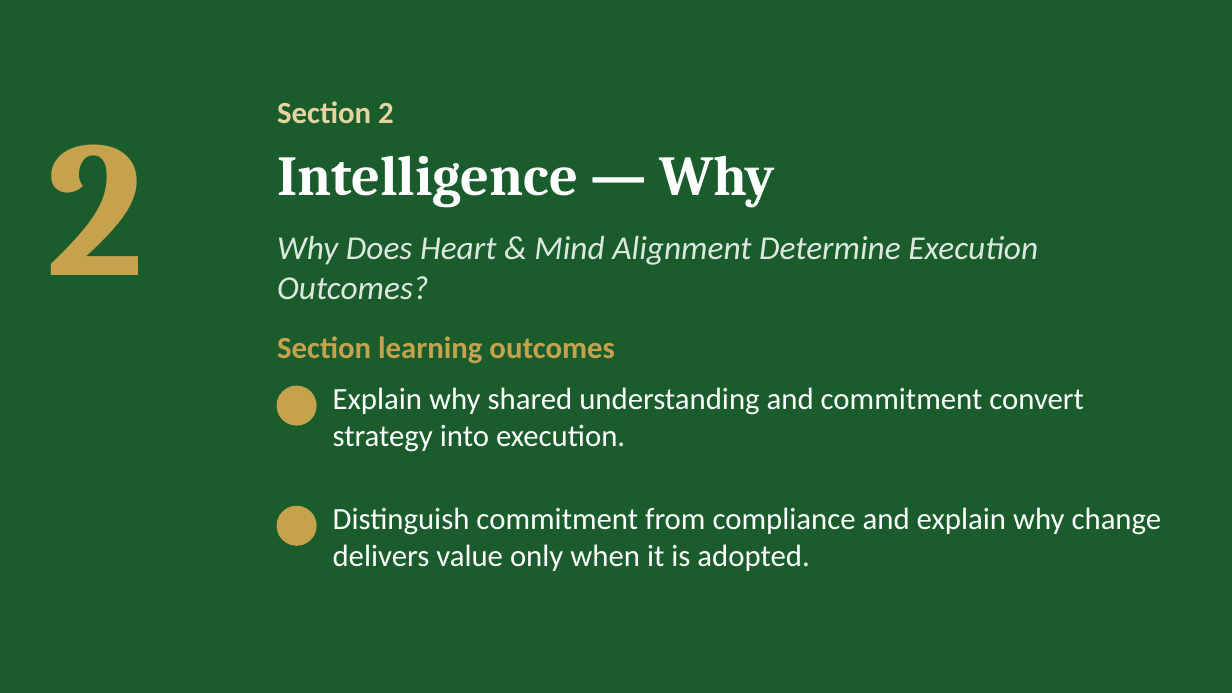
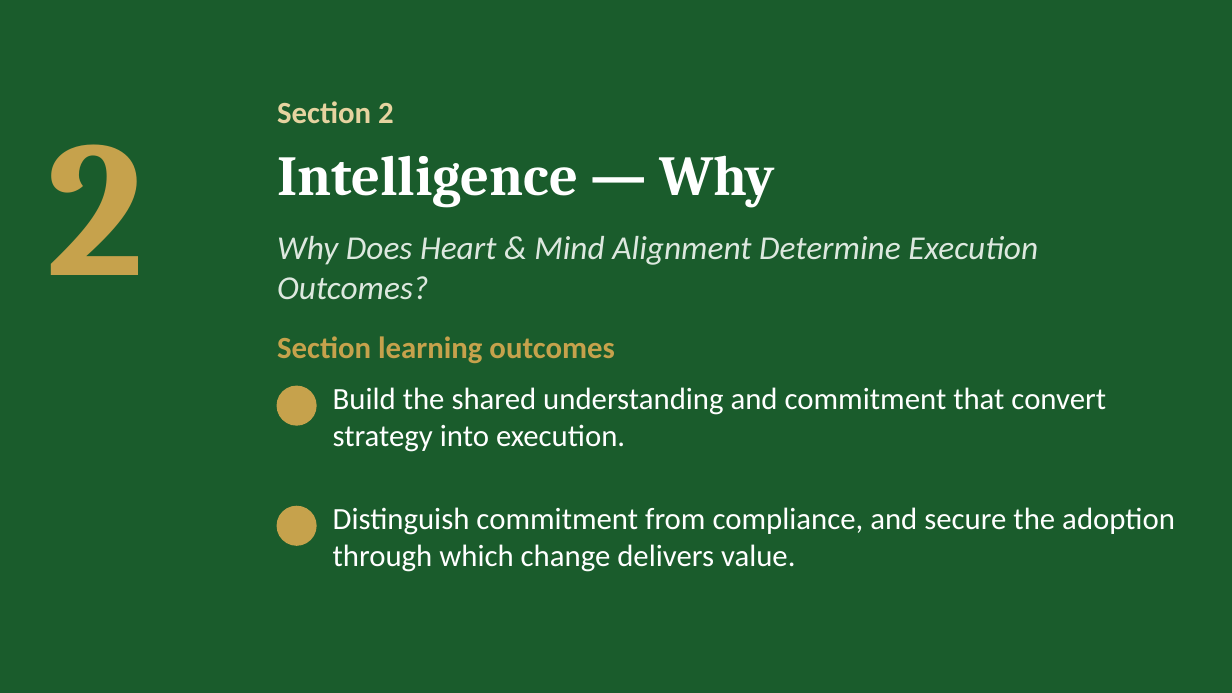
Before and after one commit to IBSL26/ibsl-platform, a slide deck: slide 20 of Unit decks/Unit 05 - Aligning Heart & Mind.pptx. Drawn at 1232x693 pixels with LibreOffice and Linux fonts; fonts in the diff are those of the drawing; background and template pictures are left out. Boxes give left, top, right and bottom in pixels: in the first picture for what was removed or moved away, otherwise in the second. Text is boxed around its words. In the diff, an @@ line names an element or a change of style, - is before the commit and + after.

```diff
--- a/Unit decks/Unit 05 - Aligning Heart & Mind.pptx
+++ b/Unit decks/Unit 05 - Aligning Heart & Mind.pptx
@@ text at <box>333,387,1106,452</box>: text changed @@
-Explain why shared understanding and commitment convert strategy into execution.
+Build the shared understanding and commitment that convert strategy into execution.
@@ text at <box>333,507,1175,572</box>: text changed @@
-Distinguish commitment from compliance and explain why change delivers value only when it is adopted.
+Distinguish commitment from compliance, and secure the adoption through which change delivers value.
```
Also in this commit, not shown: 1 other slide changed, 28 other files.
